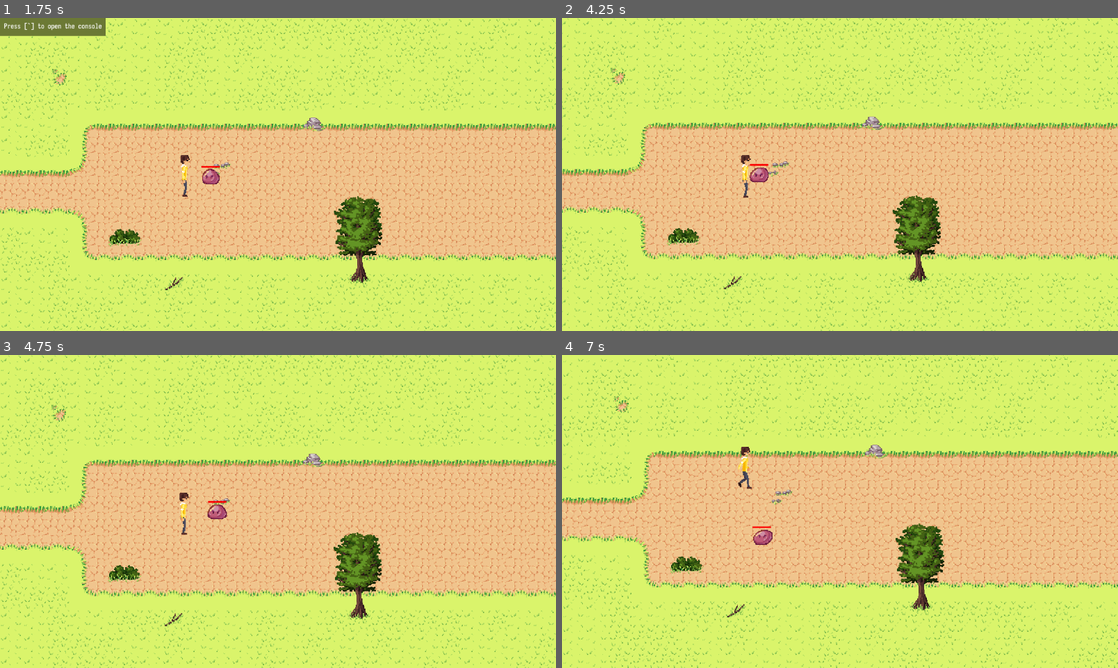
Above: before the commit, frames 1-4 (two rows, left to right).
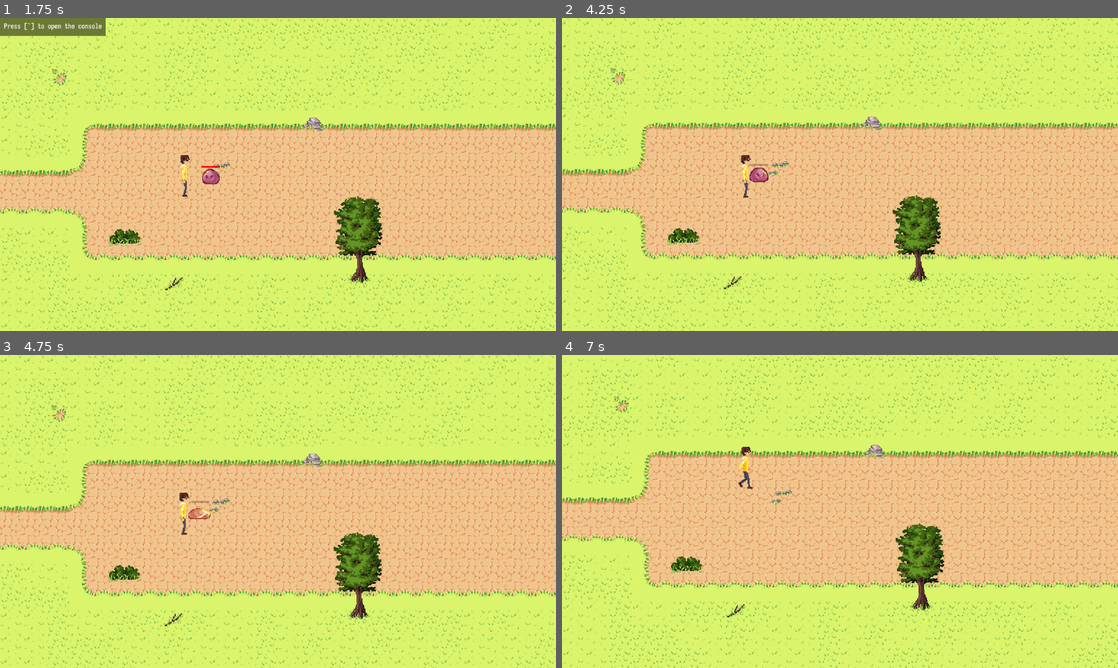
Above: after the commit, the same moments.

Repository: Kiwi-the-Cat/Untitled-Roguelike
Game: Godot game, scene res://level/level_3.tscn
Same seed, same stepped clock (60 frames per second), same inputs: the game is played once before the commit and once after it. This scene is started directly instead of the project's main scene.
Inputs (mouse positions are in pixels of both pictures, inside the frame that each line leads up to):
- Up to frame 1 (1.75 s): move the mouse to (400, 158) at 0.52 s; hold Right (ui_right) 0.53-1.25 s; click (400, 158) at 0.6 s; drag from (166, 190) to (250, 237) at 1.27 s
- Up to frame 2 (4.25 s): move the mouse to (895, 105) at 2.02 s; hold Right (ui_right) 2.03-2.75 s; click (895, 105) at 2.1 s; drag from (812, 237) to (673, 174) at 2.77 s; move the mouse to (1006, 221) at 3.52 s; hold Left (ui_left) from 3.53 s (still down); click (1006, 221) at 3.6 s
- Up to frame 3 (4.75 s): release Left (ui_left) at 4.25 s; drag from (111, 464) to (194, 511) at 4.27 s
- Up to frame 4 (7 s): move the mouse to (867, 511) at 5.02 s; hold Down (ui_down) 5.03-5.75 s; click (867, 511) at 5.1 s; drag from (756, 433) to (728, 527) at 5.77 s; move the mouse to (962, 495) at 6.52 s; hold Up (ui_up) from 6.53 s (still down); click (962, 495) at 6.6 s

Frame 1 is identical in both runs. In frame 2, 0.1% of the frame differs, in the area x 33-38%, y 46-53%; in frame 3, 0.3%, in the area x 33-41%, y 46-53%; in frame 4, 0.3%.

Commit message:
Set up exit from level 3 to 4
Introduced enemy count for levels to enable exit

Diff:
--- a/enemies/enemy.gd
+++ b/enemies/enemy.gd
@@ -9,6 +9,7 @@
 var health : int = 20
 var attacking : bool = true
 var state : String = "idle"
+signal death
 
 #Movement Variables
 @onready var navAgent : NavigationAgent2D = $NavigationAgent2D
@@ -58,7 +59,9 @@
 		attackTimer.start(spriteFrames.get_frame_count("attack") / spriteFrames.get_animation_speed("attack"))
 		attacking = false
 		state = "attack"
+		health -= 10
 
 func _on_animated_sprite_2d_frame_changed():
 	if(state == "death" && sprite.frame == 5):
+		death.emit()
 		self.queue_free()
--- a/level/level_2.gd
+++ b/level/level_2.gd
@@ -3,6 +3,5 @@
 func _ready():
 	$Player.setCameraLimits(0, 550, 0, 1150)
 
-
 func _on_exit_area_entered(area):
 	get_tree().change_scene_to_file("res://level/level_3.tscn")
--- a/level/level_3.gd
+++ b/level/level_3.gd
@@ -1,4 +1,13 @@
 extends Node2D
+@onready var enemyCount:int = 1
 
 func _ready():
 	$Player.setCameraLimits(-60, 420, 0, 1150)
+
+func _on_enemy_death():
+	enemyCount -= 1
+	if(enemyCount <= 0):
+		$Exit/CollisionShape2D.disabled = false
+
+func _on_exit_area_entered(area):
+	get_tree().change_scene_to_file("res://level/level_4.tscn")
--- a/level/level_3.tscn
+++ b/level/level_3.tscn
@@ -10,6 +10,9 @@
 polygons = Array[PackedInt32Array]([PackedInt32Array(0, 1, 2, 3, 4), PackedInt32Array(5, 2, 1, 6), PackedInt32Array(7, 5, 6, 8), PackedInt32Array(9, 10, 11, 7), PackedInt32Array(4, 9, 7, 8, 0)])
 outlines = Array[PackedVector2Array]([PackedVector2Array(1040, 80, 1040, 272, 112, 272, 112, 80), PackedVector2Array(144, 232, 144, 256, 200, 256, 200, 232), PackedVector2Array(784, 120, 784, 176, 856, 176, 856, 120)])
 source_geometry_group_name = &"navigation_polygon_source_group"
+
+[sub_resource type="RectangleShape2D" id="RectangleShape2D_n5oew"]
+size = Vector2(220, 220)
 
 [node name="Level3" type="Node2D"]
 editor_description = "Level 3
@@ -38,3 +41,18 @@
 [node name="Enemy" parent="." instance=ExtResource("5_d47jp")]
 position = Vector2(640, 184)
 scale = Vector2(0.2, 0.2)
+
+[node name="Exit" type="Area2D" parent="."]
+position = Vector2(1120, 184)
+scale = Vector2(0.2, 0.2)
+collision_layer = 2
+collision_mask = 2
+
+[node name="CollisionShape2D" type="CollisionShape2D" parent="Exit"]
+position = Vector2(-10.0005, -10)
+scale = Vector2(1, 1)
+shape = SubResource("RectangleShape2D_n5oew")
+disabled = true
+
+[connection signal="death" from="Enemy" to="." method="_on_enemy_death"]
+[connection signal="area_entered" from="Exit" to="." method="_on_exit_area_entered"]
--- a/library/main.gd
+++ b/library/main.gd
@@ -1,11 +1,13 @@
 extends Node2D
-
 
 # Called when the node enters the scene tree for the first time.
 func _ready():
 	pass
 
-
 # Called every frame. 'delta' is the elapsed time since the previous frame.
 func _process(delta):
 	pass
+
+func randomLevel(zone, enter_direction):
+	var level_path:String = "res://level/" + zone + "/" + enter_direction + "_" + randi_range(1, 2) + ".tscn"
+	get_tree().change_scene_to_file(level_path)
Not shown: 1 places in level/level_3.tscn that only renumber resources
